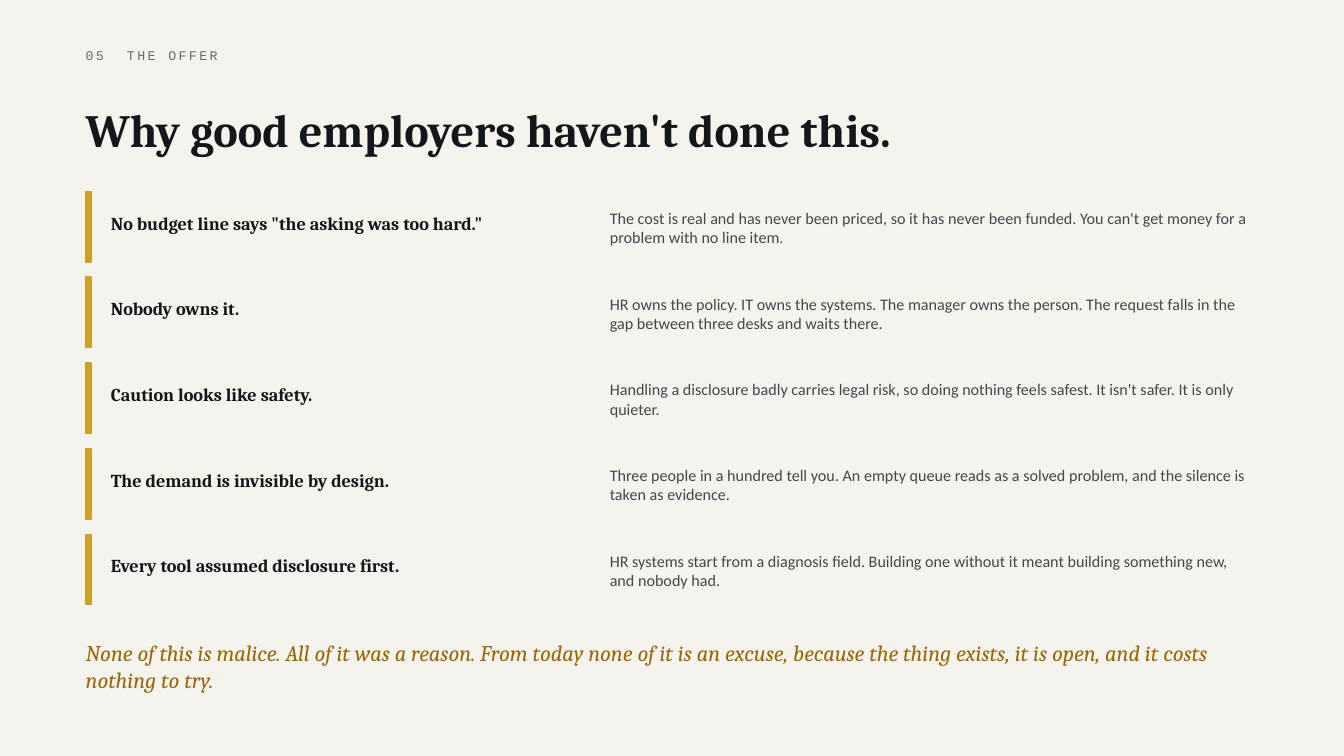
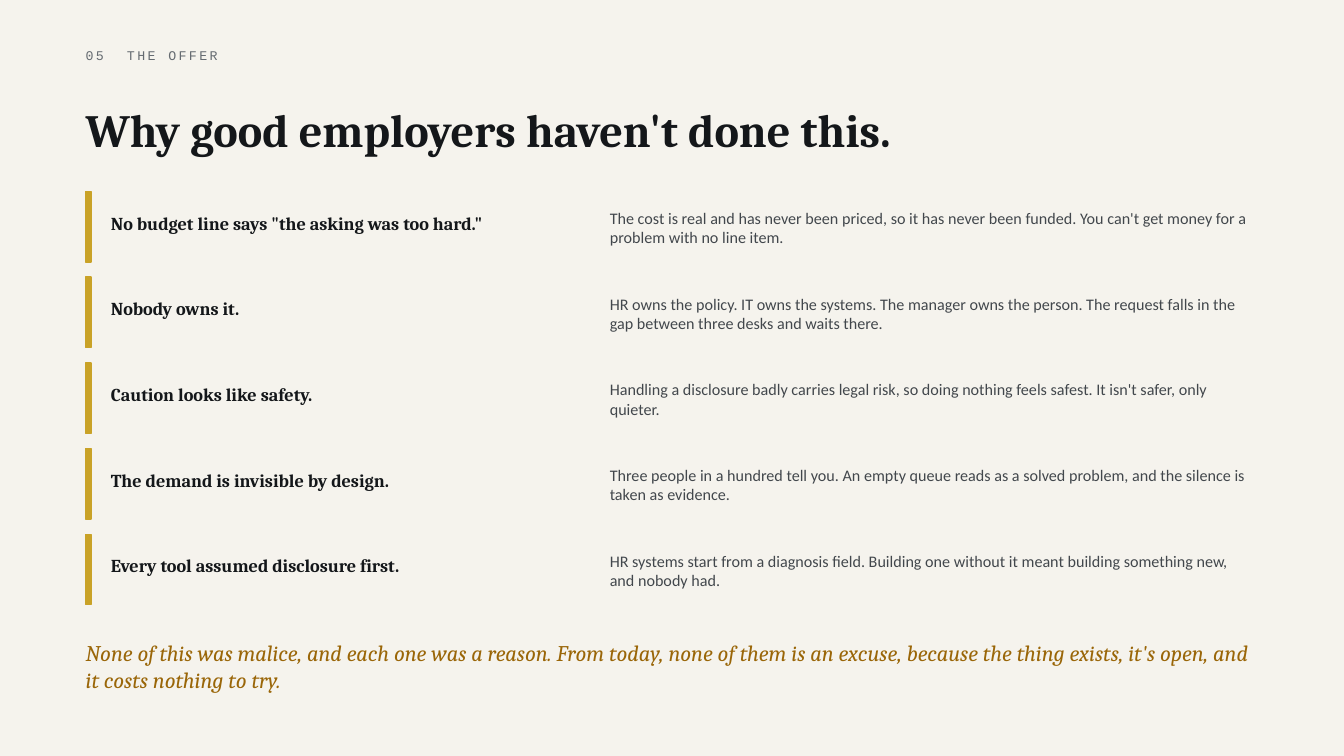
Before and after one commit to parthsevak2/curb-cut, a slide deck: slide 28 of deck/Curb-Cut.pptx. Drawn at 1344x756 pixels with LibreOffice and Linux fonts; fonts in the diff are those of the drawing. Boxes give left, top, right and bottom in pixels: in the first picture for what was removed or moved away, otherwise in the second. Text is boxed around its words. In the diff, an @@ line names an element or a change of style, - is before the commit and + after.

```diff
--- a/deck/Curb-Cut.pptx
+++ b/deck/Curb-Cut.pptx
@@ text at bbox=[610, 384, 1207, 418]: text changed @@
-Handling a disclosure badly carries legal risk, so doing nothing feels safest. It isn't safer. It is only quieter.
+Handling a disclosure badly carries legal risk, so doing nothing feels safest. It isn't safer, only quieter.
@@ text at bbox=[86, 645, 1248, 693]: text changed @@
-None of this is malice. All of it was a reason. From today none of it is an excuse, because the thing exists, it is open, and it costs nothing to try.
+None of this was malice, and each one was a reason. From today, none of them is an excuse, because the thing exists, it's open, and it costs nothing to try.
```
Also in this commit, not shown: 6 other slides changed, 2 other files.
